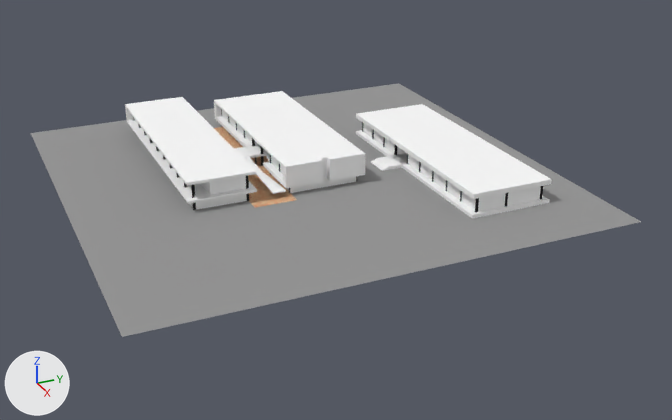
A saved change to the Blender file IF_v2.blend.
Both versions are drawn from a 50 mm lens placed at (253.5, -83.2, 103.2), pointed at (28.6, 18.0, -9.3). Arrows for +X, +Y and +Z are at lower left; the lights stay in place.

Names of what the first picture shows: 'Cube.104', 'Cube.137', 'Plane', 'Plane.010', 'Teto', 'Teto.001', 'Wall.118', 'Wall.123'.
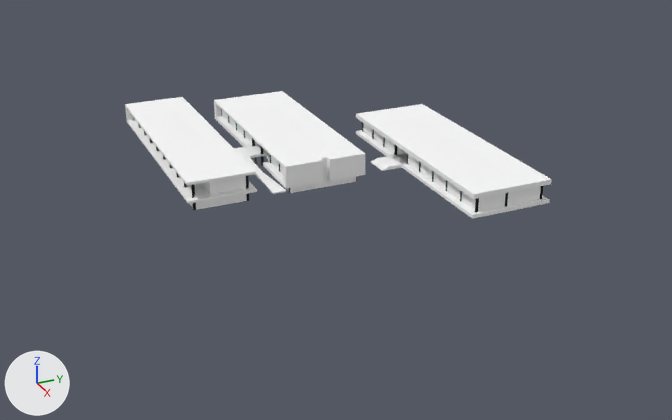
Where the change shows, as pixel boxes (x1, y1, x2, y2) in the pictures (672 x 420 px):
'Plane', hidden: before (31, 83, 641, 337)
'Plane.010', hidden: before (214, 127, 297, 208)

Edits to the bpy script that builds the scene:
```text
Change ob_plane:
    add ob_plane.hide_set(True)
Change ob_plane_010:
    add ob_plane_010.hide_set(True)
```
